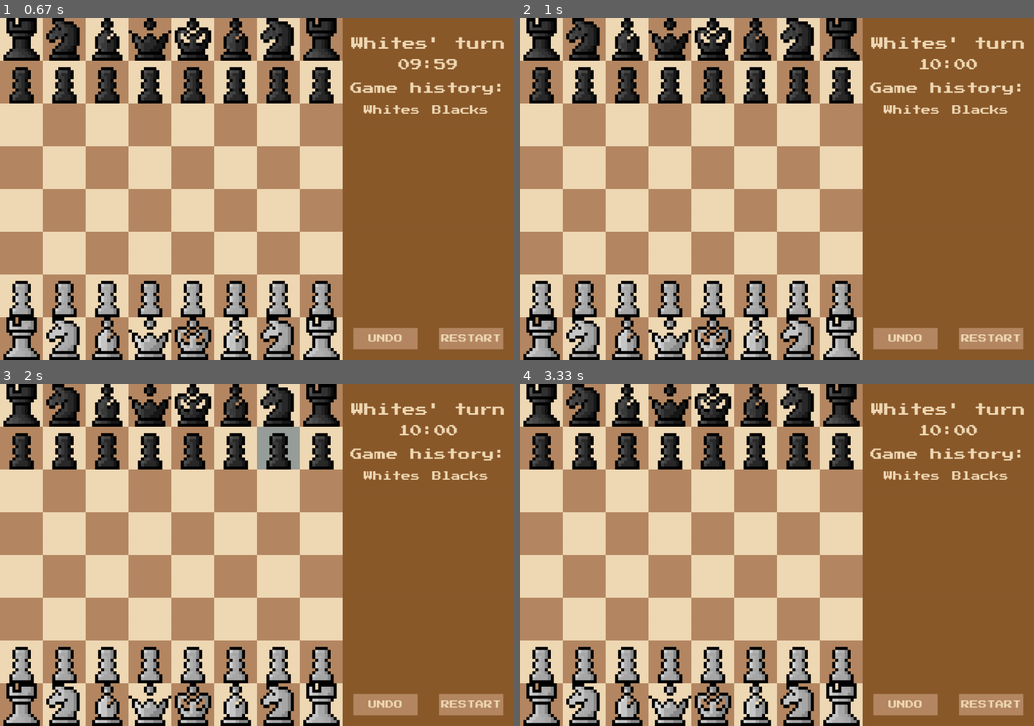
Above: before the commit, frames 1-4 (two rows, left to right).
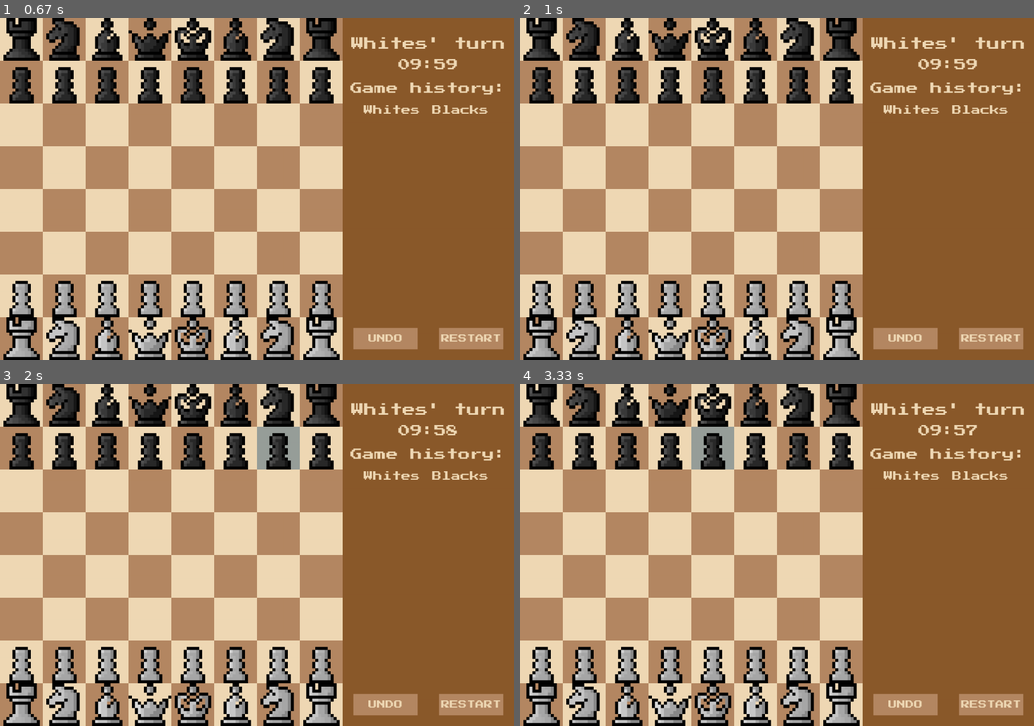
Above: after the commit, the same moments.

Repository: samuelminambres/chess.py
Game: pygame game, started from src/main.py
Two runs of this game, one before a commit and one after it. Both use one fixed random seed, a clock stepped at 60 frames per second and the inputs below.
Inputs (mouse positions are in pixels of both pictures, inside the frame that each line leads up to):
- Up to frame 1 (0.67 s): click (236, 202) at 0.38 s
- Up to frame 2 (1 s): click "RESTART" at 0.72 s
- Up to frame 3 (2 s): click (334, 435) at 1.05 s; click (318, 585) at 1.38 s; click (267, 438) at 1.72 s
- Up to frame 4 (3.33 s): click (751, 643) at 2.05 s; click (972, 684) at 2.38 s; click (694, 442) at 2.72 s; click "UNDO" at 3.05 s

Frame 1 is identical in both runs. In frame 2, 0.1% of the frame differs, in the area x 77-89%, y 12-15%; in frame 3, 0.1%; in frame 4, 0.8%, in the area x 33-89%, y 12-25%.

Commit message:
refactor: delegate click detection to gui helpers and decouple main game loop

Diff:
--- a/src/gui.py
+++ b/src/gui.py
@@ -306,6 +306,53 @@
         pygame.draw.rect(self.display, COLOR_LIGHT, card_1v1)
         self._render_text("1vs1", 48, COLOR_DARK, center=card_1v1.center)
 
+    def handle_scroll(self, y_offset: int, sens: int = 5):
+        self.scroll_y += y_offset * sens
+
+    def get_menu_selection(self, pos: tuple[int, int]) -> str | None:
+        # Se calculan las mismas cajas definidas en menu()
+        dialog_x = (self.width - 600) // 2
+        dialog_y = (self.height - 400) // 2
+        gap = (600 - (240 * 2)) // 3
+        card_y = dialog_y + 110
+
+        ai_rect = pygame.Rect(dialog_x + gap, card_y, 240, 240)
+        pvp_rect = pygame.Rect(ai_rect.right + gap, card_y, 240, 240)
+
+        if ai_rect.collidepoint(pos):
+            return "ai"
+        if pvp_rect.collidepoint(pos):
+            return "1vs1"
+        return None
+
+    def get_promotion_selection(self, pos: tuple[int, int]) -> str | None:
+        dialog_w, dialog_h = 650, 200
+        dialog_rect = pygame.Rect(0, 0, dialog_w, dialog_h)
+        dialog_rect.center = (self.width // 2, self.height // 2)
+
+        card_size = 120
+        gap = (dialog_w - (card_size * 4)) // 5
+        card_y = dialog_rect.y + (dialog_h - card_size) // 2
+
+        piece_codes = ["Q", "R", "B", "N"]
+        for i, code in enumerate(piece_codes):
+            card_x = dialog_rect.x + gap + i * (card_size + gap)
+            card_rect = pygame.Rect(card_x, card_y, card_size, card_size)
+            if card_rect.collidepoint(pos):
+                return code
+        return None
+
+    def get_sidebar_button(self, pos: tuple[int, int]) -> str | None:
+        if self.undo_btn_rect.collidepoint(pos):
+            return "undo"
+        if self.restart_btn_rect.collidepoint(pos):
+            return "restart"
+        return None
+
+    def is_in_board(self, pos: tuple[int, int]) -> bool:
+        x, y = pos
+        return 0 <= x < self.panel_x and 0 <= y < self.height
+
     def update_display(self, game, selected_square, promotion, menu):
         if menu:
             self.menu()
--- a/src/main.py
+++ b/src/main.py
@@ -1,27 +1,33 @@
+import sys
+import time
 import pygame
-import sys
 from game import Game
 from gui import Gui
-import time
 from ai import ChessAI
 
+# Initialization
 gui = Gui()
-running = True
-promotion = False
-selected_square = None
-menu = True
 game = Game()
 game.setup_standard_board()
+
+bot = None
 ai_mode = False
+menu = True
+promotion = False
+promotion_square = None
+selected_square = None
+running = True
 
 while running:
+    # 1. Render interface
     gui.update_display(game, selected_square, promotion, menu)
-    if ai_mode and game.turn == "B":
+
+    # 2. AI turn
+    if not menu and ai_mode and game.turn == "B":
         start, end = bot.get_best_move(game)
         result = game.play_move(start, end)
         if result == "SUCCESS":
-            promotion = game.pawn_promotion(end)
-            if promotion:
+            if game.pawn_promotion(end):
                 game.promotion_to("Q", end)
             game.swap_turn()
         else:
@@ -29,90 +35,92 @@
             pygame.time.wait(5000)
             running = False
 
-    if not gui.timer(game):
+    # 3. Time check
+    if not menu and not gui.timer(game):
         gui.show_result(game, "TIMEOUT")
         pygame.time.wait(5000)
         running = False
 
+    # 4. Event processing
     for event in pygame.event.get():
         if event.type == pygame.QUIT:
             running = False
+
+        elif event.type == pygame.MOUSEWHEEL:
+            gui.handle_scroll(event.y)
+
         elif event.type == pygame.MOUSEBUTTONDOWN:
-            x_mouse, y_mouse = pygame.mouse.get_pos()
-            # pawn promotion menu
+            mouse_pos = pygame.mouse.get_pos()
+
+            # Case A: Game mode selection menu
             if menu:
-                if 310 < y_mouse < 580:
-                    if 320 < x_mouse < 590:
-                        bot = ChessAI()
-                        ai_mode = True
-                        menu = False
-                        game.white_timer.start()
-                    if 610 < x_mouse < 880:
-                        ai_mode = False
-                        menu = False
-                        game.white_timer.start()
+                choice = gui.get_menu_selection(mouse_pos)
+                if choice == "ai":
+                    bot = ChessAI()
+                    ai_mode = True
+                    menu = False
+                    game.white_timer.start()
+                elif choice == "1vs1":
+                    ai_mode = False
+                    menu = False
+                    game.white_timer.start()
 
+            # Case B: Pawn promotion menu
             elif promotion:
-                if 340 < y_mouse < 460:
-                    if 315 < x_mouse < 435:
-                        game.promotion_to("Q", end)
-                        promotion = False
+                piece_choice = gui.get_promotion_selection(mouse_pos)
+                if piece_choice:
+                    game.promotion_to(piece_choice, promotion_square)
+                    promotion = False
+                    promotion_square = None
+                    game.swap_turn()
+
+            # Case C: Sidebar interaction (Buttons)
+            elif not gui.is_in_board(mouse_pos):
+                button_clicked = gui.get_sidebar_button(mouse_pos)
+                if button_clicked == "undo":
+                    if len(game.history) == 0:
+                        print("Error: no moves to undo")
+                        continue
+                    if ai_mode:
+                        game.undo_move()
+                        game.undo_move()
+                    else:
+                        game.undo_move()
                         game.swap_turn()
-                    elif 465 < x_mouse < 585:
-                        game.promotion_to("R", end)
-                        promotion = False
-                        game.swap_turn()
-                    if 615 < x_mouse < 715:
-                        game.promotion_to("B", end)
-                        promotion = False
-                        game.swap_turn()
-                    if 765 < x_mouse < 865:
-                        game.promotion_to("N", end)
-                        promotion = False
-                        game.swap_turn()
+                    game.turn_time = time.time()
+                elif button_clicked == "restart":
+                    game = Game()
+                    game.setup_standard_board()
+                    game.white_timer.start()
+                selected_square = None
 
-            elif selected_square is None:
-                selected_square = gui.translate_coords(x_mouse, y_mouse)
-                if x_mouse > 800:
-                    # undo button
-                    if 825 < x_mouse < 975 and 725 < y_mouse < 775:
-                        if len(game.history) == 0:
-                            print("\nError: no moves to undo, try again\n")
-                            continue
-                        if ai_mode:
-                            game.undo_move()
-                            game.undo_move()
+            # Case D: Chessboard interaction
+            else:
+                board_pos = gui.translate_coords(*mouse_pos)
+                if selected_square is None:
+                    # Select piece if the clicked square is not empty
+                    if game.board.get_piece_at(board_pos) is not None:
+                        selected_square = board_pos
+                else:
+                    # Attempt to execute the move
+                    result = game.play_move(selected_square, board_pos)
+                    selected_square = None
+
+                    if result == "SUCCESS":
+                        if game.pawn_promotion(board_pos):
+                            promotion = True
+                            promotion_square = board_pos
                         else:
-                            game.undo_move()
                             game.swap_turn()
-                        game.turn_time = time.time()
-                        print("Move undone succesfully!\n")
-                    # restart button
-                    elif 1025 < x_mouse < 1175 and 725 < y_mouse < 775:
-                        game = Game()
-                        game.setup_standard_board()
-                        print("New game!\n")
-                    selected_square = None
-                elif game.board.get_piece_at(selected_square) is None:
-                    selected_square = None
-            else:
-                end = gui.translate_coords(x_mouse, y_mouse)
-                result = game.play_move(selected_square, end)
-                selected_square = None
-                if result == "INVALID":
-                    print("Illegal movement, try again\n")
-                elif result == "SUCCESS":
-                    promotion = game.pawn_promotion(end)
-                    if not promotion:
-                        game.swap_turn()
-                else:
-                    gui.show_result(game, result)
-                    pygame.time.wait(5000)
-                    running = False
-        # scroll
-        elif event.type == pygame.MOUSEWHEEL:
-            scroll_sens = 5
-            gui.scroll_y += event.y * scroll_sens
+                    elif result == "INVALID":
+                        # If clicking another friendly piece, change selection
+                        clicked_piece = game.board.get_piece_at(board_pos)
+                        if clicked_piece and clicked_piece.color == game.turn:
+                            selected_square = board_pos
+                    else:
+                        gui.show_result(game, result)
+                        pygame.time.wait(5000)
+                        running = False
 
 pygame.quit()
 sys.exit()
